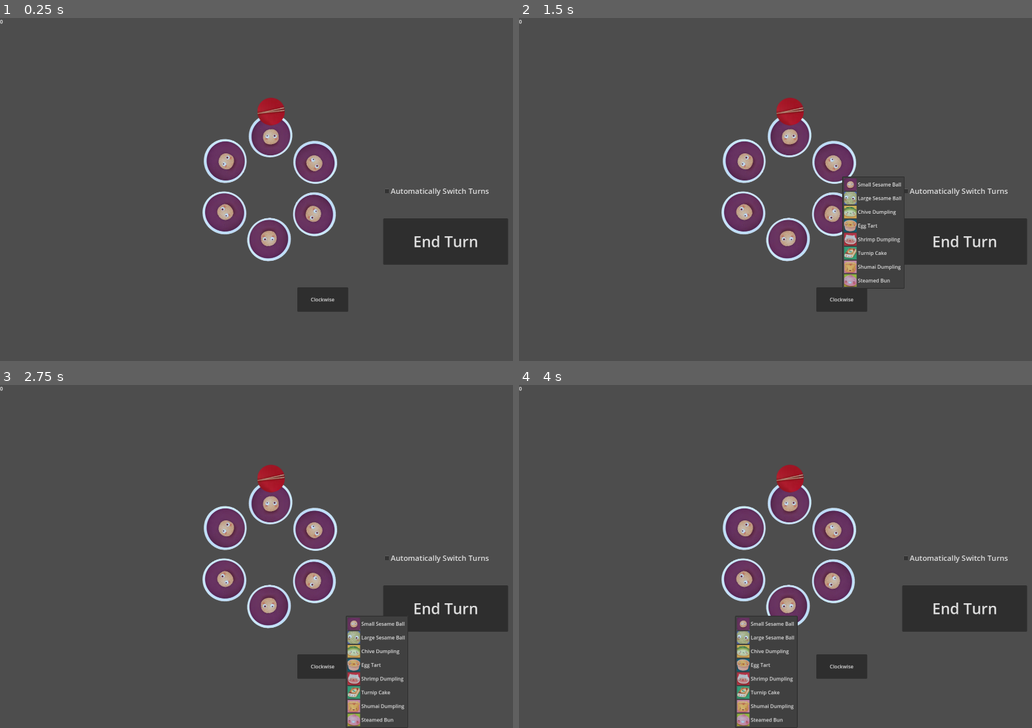
Above: before the commit, frames 1-4 (two rows, left to right).
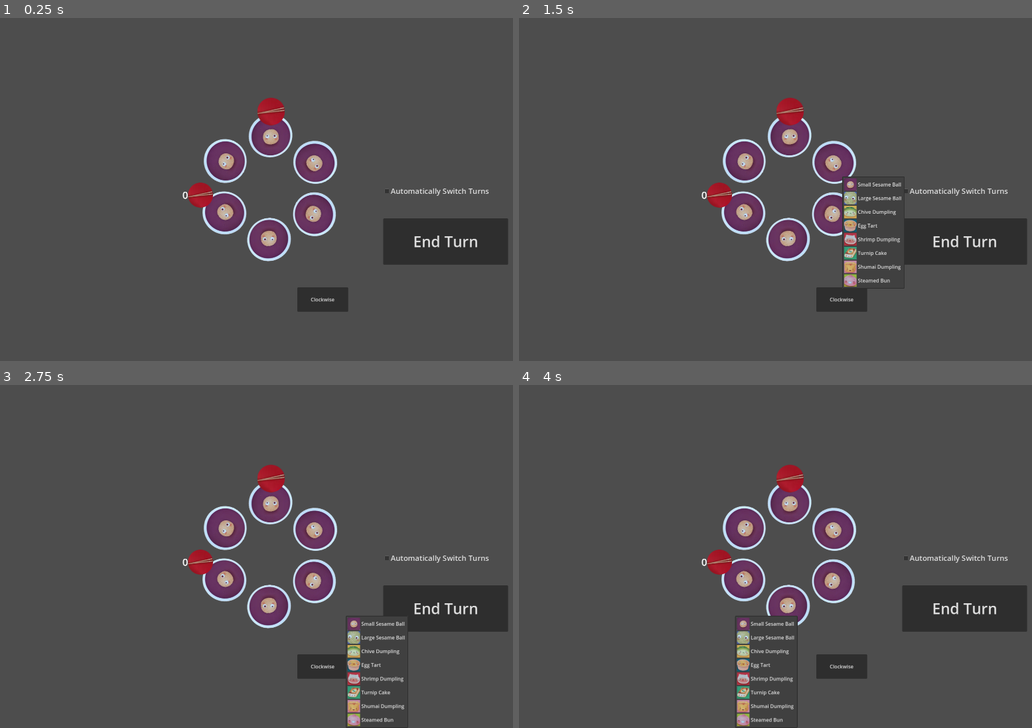
Above: after the commit, the same moments.

Repository: BrandonChang1/CPSC481AIsushidimsum
Game: Godot game, scene res://main.tscn
Same seed, same stepped clock (60 frames per second), same inputs: the game is played once before the commit and once after it.
Inputs (mouse positions are in pixels of both pictures, inside the frame that each line leads up to):
- Up to frame 1 (0.25 s): no input
- Up to frame 2 (1.5 s): click (790, 134) at 0.5 s; click (831, 162) at 1.25 s
- Up to frame 3 (2.75 s): click (312, 580) at 2 s
- Up to frame 4 (4 s): click (785, 607) at 2.75 s; click (744, 580) at 3.5 s

The runs differ from the first frame. In frame 1, 0.3% of the frame differs, in the area x 0-42%, y 0-56%; in frame 2, 0.3%; in frame 3, 0.3%; in frame 4, 0.3%.

Commit message:
changing chopstick to richtext

Diff:
--- a/main.tscn
+++ b/main.tscn
@@ -24,7 +24,7 @@
 var rotation_degrees_remaining:int = 0
 var distances = [[3, 2, 1, 0, 1, 2], [0, 1, 2, 3, 2, 1]] # should add more logic to this. 0th element is distance from each bowl to player1, etc
 var chopsticks = [0, 0, 0, 0, 0, 0]
-
+var chopsticks_image = preload(\"res://images/chopsticks.png\")
 var all_ready = false
 
 enum {
@@ -55,6 +55,9 @@
 
 # Called when the node enters the scene tree for the first time.
 func _ready() -> void:
+	var chop_test = get_node(\"RichTextLabel\")
+	chop_test.add_image(chopsticks_image)
+
 	for n in num_players:
 		player_foods.append([0,0,0,0,0,0,0,0]) # watch out, this is a shallow copy. see the abandoned mahjong for more on this.
 
@@ -75,12 +78,11 @@
 
 # Called every frame. 'delta' is the elapsed time since the previous frame.
 func _process(delta: float) -> void:
-	if all_ready:
-		if rotation_degrees_remaining != 0:
-			get_tree().call_group(\"rotators\", \"rotate\", 2)
-			#for n in 6:
-				#bowls[n].set_rotation_degrees(bowls[n].get_rotation_degrees() + 2)
-			rotation_degrees_remaining -= 2
+	if rotation_degrees_remaining != 0:
+		get_tree().call_group(\"rotators\", \"rotate\", 2)
+		#for n in 6:
+			#bowls[n].set_rotation_degrees(bowls[n].get_rotation_degrees() + 2)
+		rotation_degrees_remaining -= 2
 
 func _on_menu_button_food_taken(bowl: int, taken: int, revealed: int) -> void:
 	player_foods[curr_turn][taken] += 1
@@ -435,8 +437,11 @@
 
 [node name="RichTextLabel" type="RichTextLabel" parent="."]
 layout_mode = 0
-offset_right = 40.0
-offset_bottom = 40.0
+offset_left = 584.0
+offset_top = 528.0
+offset_right = 696.0
+offset_bottom = 640.0
+theme_override_font_sizes/normal_font_size = 32
 text = "0"
 
 [connection signal="food_taken" from="Bowl0" to="." method="_on_menu_button_food_taken"]
